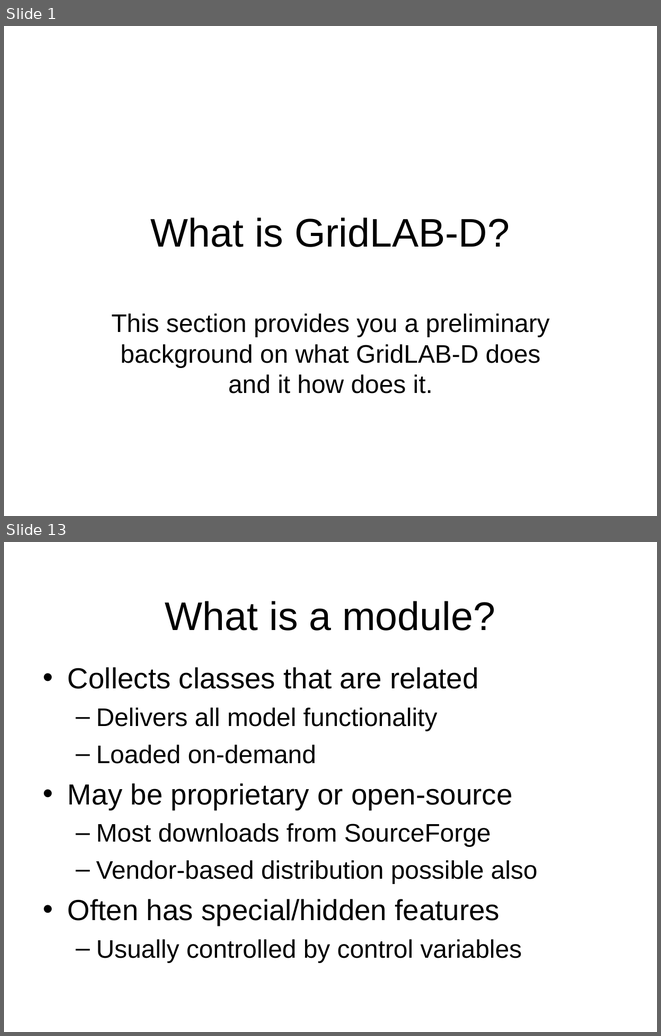
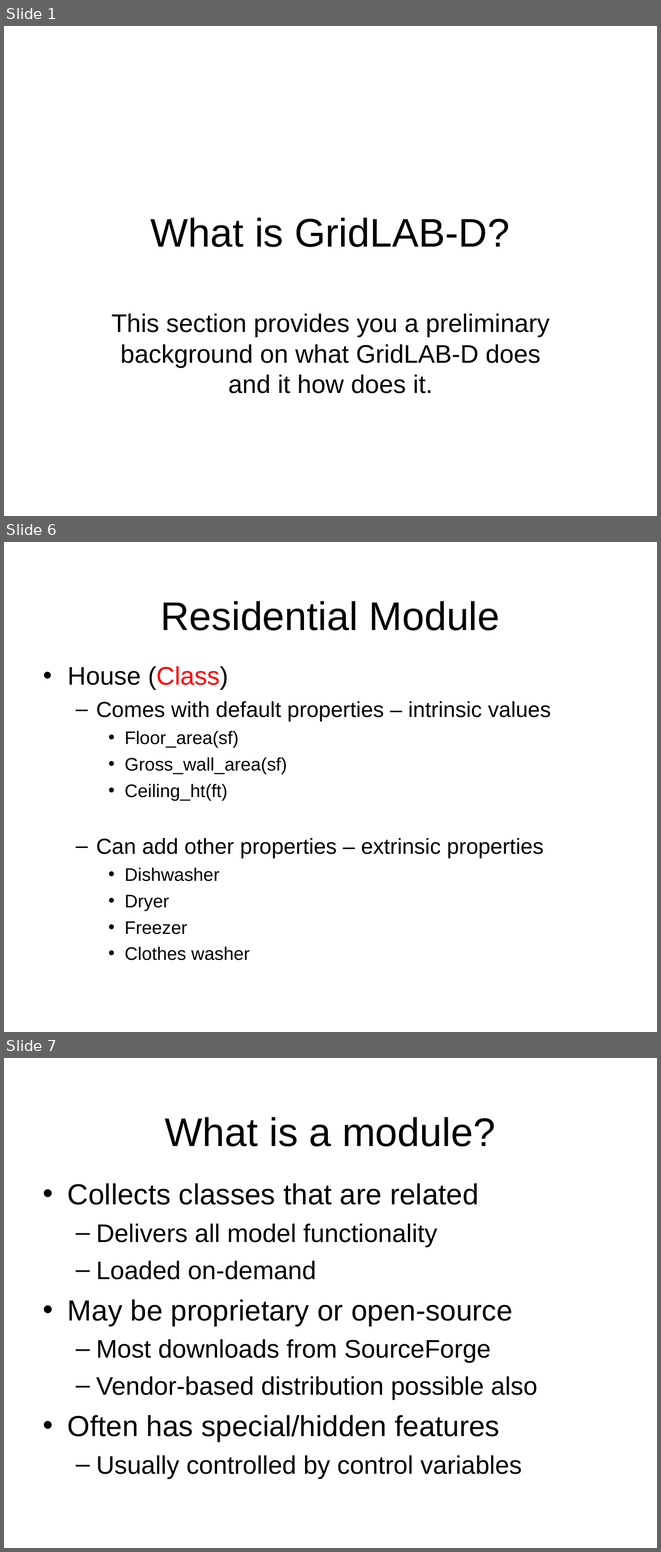
Before and after one commit to gridlab-d/course, a slide deck: 1.1 - What is GridLAB-D.pps. Shown one above the other, each under a label of ours: slides 1 and 13 before the commit, slides 1, 6 and 7 after it; the slides between them are not shown. The pictures are 661x1036 and 661x1552 pixels, drawn with LibreOffice and Linux fonts; fonts in the diff are those of the drawing; background and template pictures are left out. Boxes give left, top, right and bottom in pixels: in the first picture for what was removed or moved away, otherwise in the second. Text is boxed around its words. In the diff, an @@ line names an element or a change of style, - is before the commit and + after.

```diff
--- a/1.1 - What is GridLAB-D.pps
+++ b/1.1 - What is GridLAB-D.pps
@@ slide 6 added at <box>4,542,657,1032</box>, background picture (left out) @@
@@ title added at <box>161,601,500,631</box>, 44 pt, text #000000 @@
+Residential Module
@@ text added at <box>68,666,551,960</box>, 24 pt, text #000000 @@
+• House (Class)
+  – Comes with default properties – intrinsic values
+    • Floor_area(sf)
+    • Gross_wall_area(sf)
+    • Ceiling_ht(ft)
+  – Can add other properties – extrinsic properties
+    • Dishwasher
+    • Dryer
+    • Freezer
+    • Clothes washer
@@ what was slide 13 is now slide 7 @@
```
Also in this commit, not shown: 3 slides changed, 7 other slides added, 5 slides removed.
